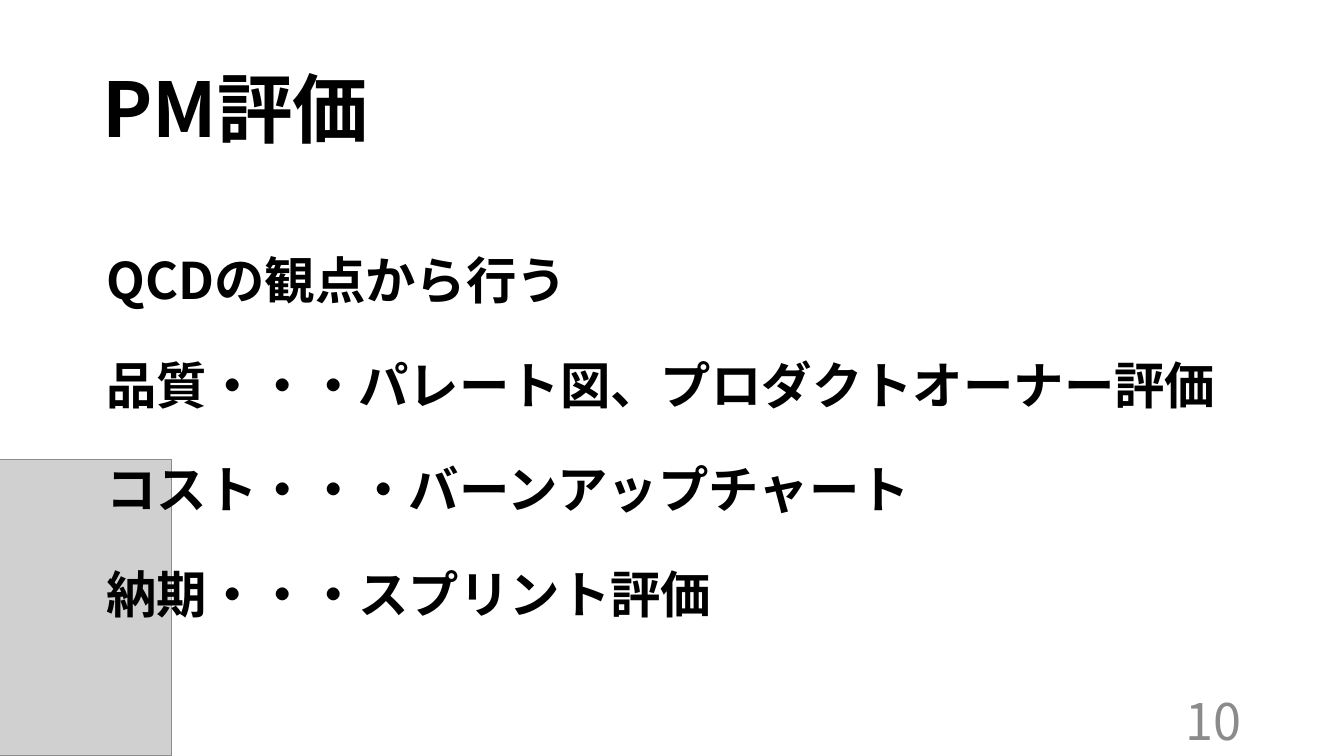
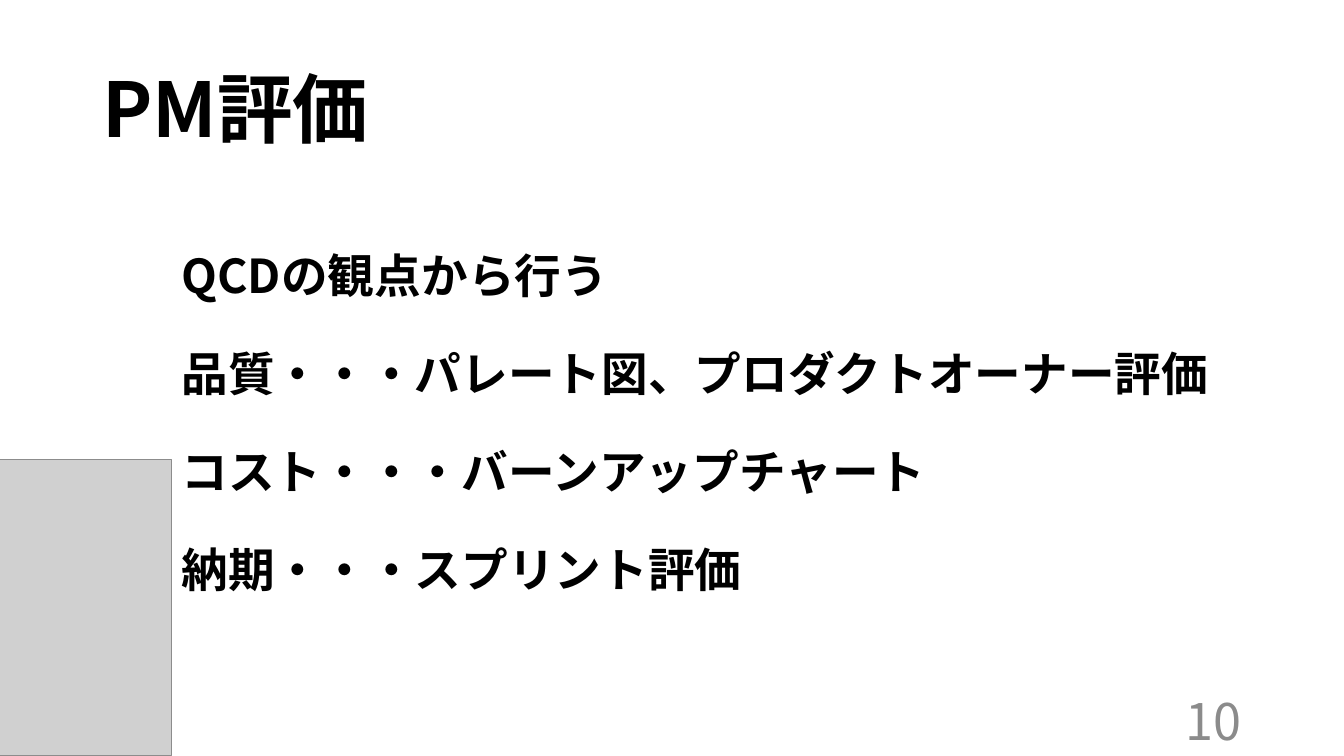
Before and after one commit to kazukiyoshida96/PM-, a slide deck: slide 11 of 最終.pptx. Drawn at 1344x756 pixels with LibreOffice and Linux fonts; fonts in the diff are those of the drawing; grey boxes stand for pictures. Boxes give left, top, right and bottom in pixels: in the first picture for what was removed or moved away, otherwise in the second. Text is boxed around its words. In the diff, an @@ line names an element or a change of style, - is before the commit and + after.

```diff
--- a/最終.pptx
+++ b/最終.pptx
@@ text "QCDの観点から行う": place and size @@
-text "QCDの観点から行う" at (107,256,1216,626)
+text "QCDの観点から行う" at (181,253,1208,592)
@@ text "QCDの観点から行う" at (181,253,1208,592): size 36 to 33.3 pt @@
```
Also in this commit, not shown: 1 other slide changed.
